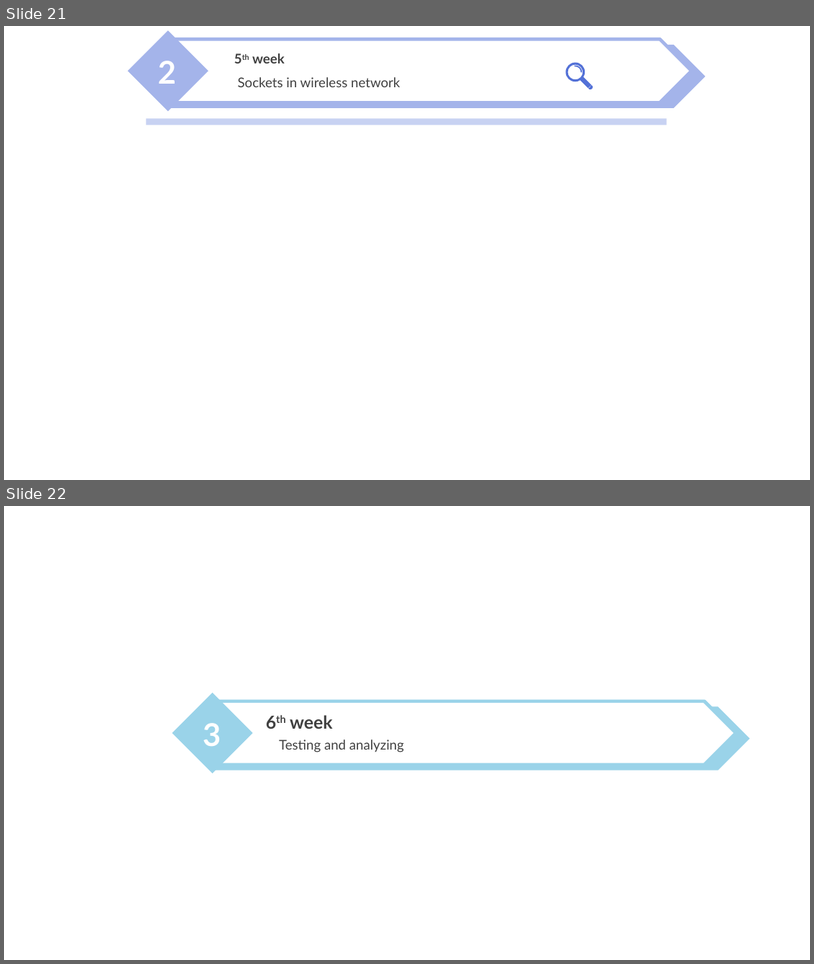
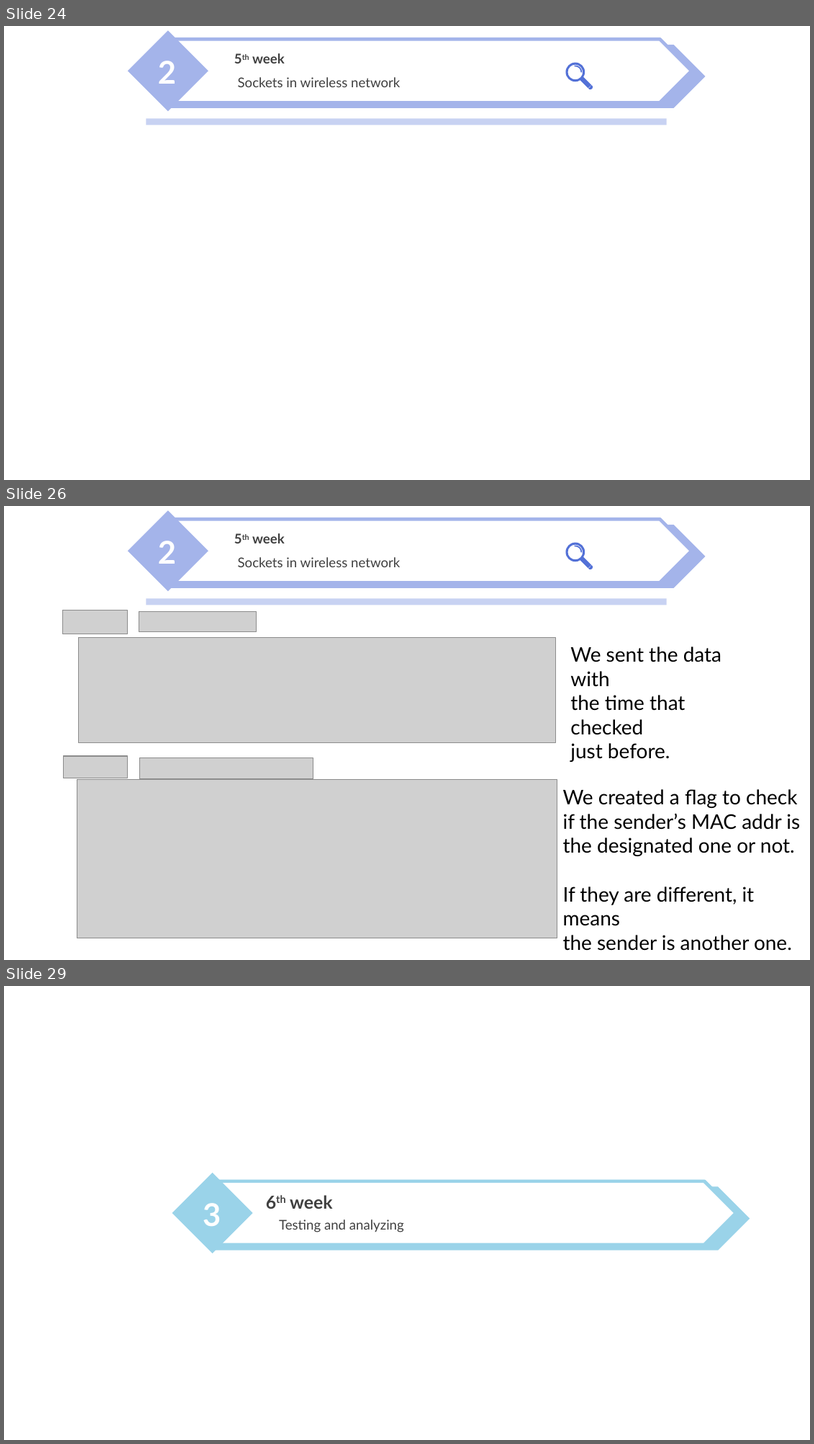
Before and after one commit to nicesick/Prototyping-Delay-Aware-V2X-Safe-Communications, a slide deck: presentation/presentation_2.pptx. Shown one above the other, each under a label of ours: slides 21 and 22 before the commit, slides 24, 26 and 29 after it; the slides between them are not shown. The pictures are 814x964 and 814x1444 pixels, drawn with LibreOffice and Linux fonts; fonts in the diff are those of the drawing; grey boxes stand for pictures; background and template pictures are left out. Boxes give left, top, right and bottom in pixels: in the first picture for what was removed or moved away, otherwise in the second. Text is boxed around its words. In the diff, an @@ line names an element or a change of style, - is before the commit and + after.

```diff
--- a/presentation/presentation_2.pptx
+++ b/presentation/presentation_2.pptx
@@ slide 26 added at (x1=4, y1=506, x2=810, y2=960), background picture (left out) @@
@@ freeform shape added at (x1=566, y1=543, x2=597, y2=574), fill #5371D7 @@
@@ group added at (x1=128, y1=511, x2=705, y2=592): 3 texts, 2 pentagon arrows, 1 diamond @@
+2
+5th week
+Sockets in wireless network
@@ picture added at (x1=63, y1=610, x2=127, y2=633) @@
@@ picture added at (x1=139, y1=611, x2=257, y2=631) @@
@@ rectangle added at (x1=146, y1=599, x2=667, y2=605), fill #C8D2F2 @@
@@ picture added at (x1=78, y1=638, x2=556, y2=742) @@
@@ text added at (x1=571, y1=646, x2=722, y2=762), 18 pt, text #000000 @@
+We sent the data with
+the time that checked
+just before.
@@ picture added at (x1=63, y1=756, x2=127, y2=777) @@
@@ picture added at (x1=139, y1=757, x2=314, y2=779) @@
@@ picture added at (x1=77, y1=780, x2=558, y2=938) @@
@@ text added at (x1=563, y1=789, x2=800, y2=950), 18 pt, text #000000 @@
+We created a flag to check
+if the sender’s MAC addr is
+the designated one or not.
+If they are different, it means
+the sender is another one.
@@ what was slide 21 is now slide 24 @@
@@ what was slide 22 is now slide 29 @@
```
Also in this commit, not shown: 1 slide changed, 6 other slides added, 3 other files.
